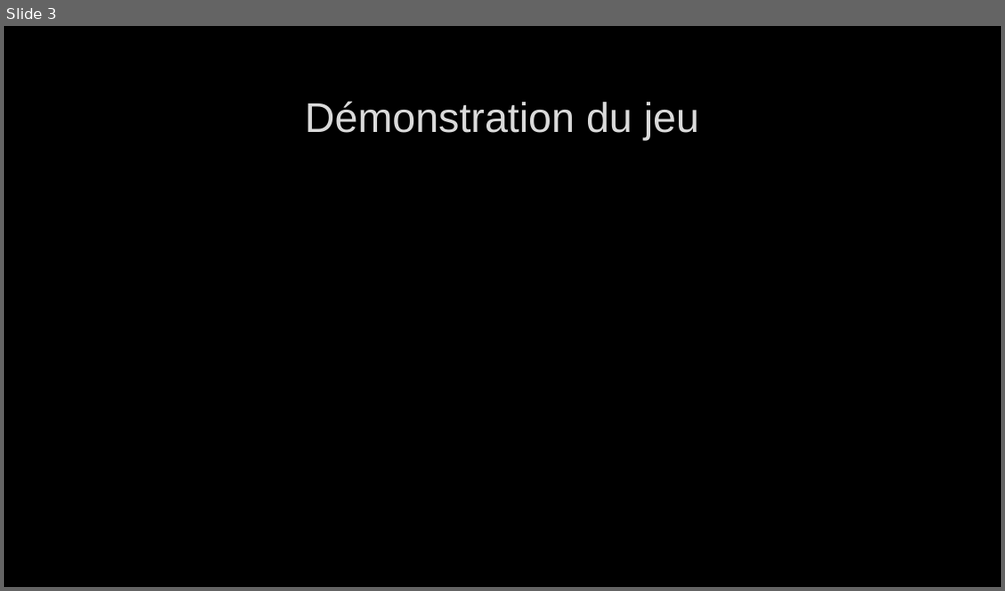
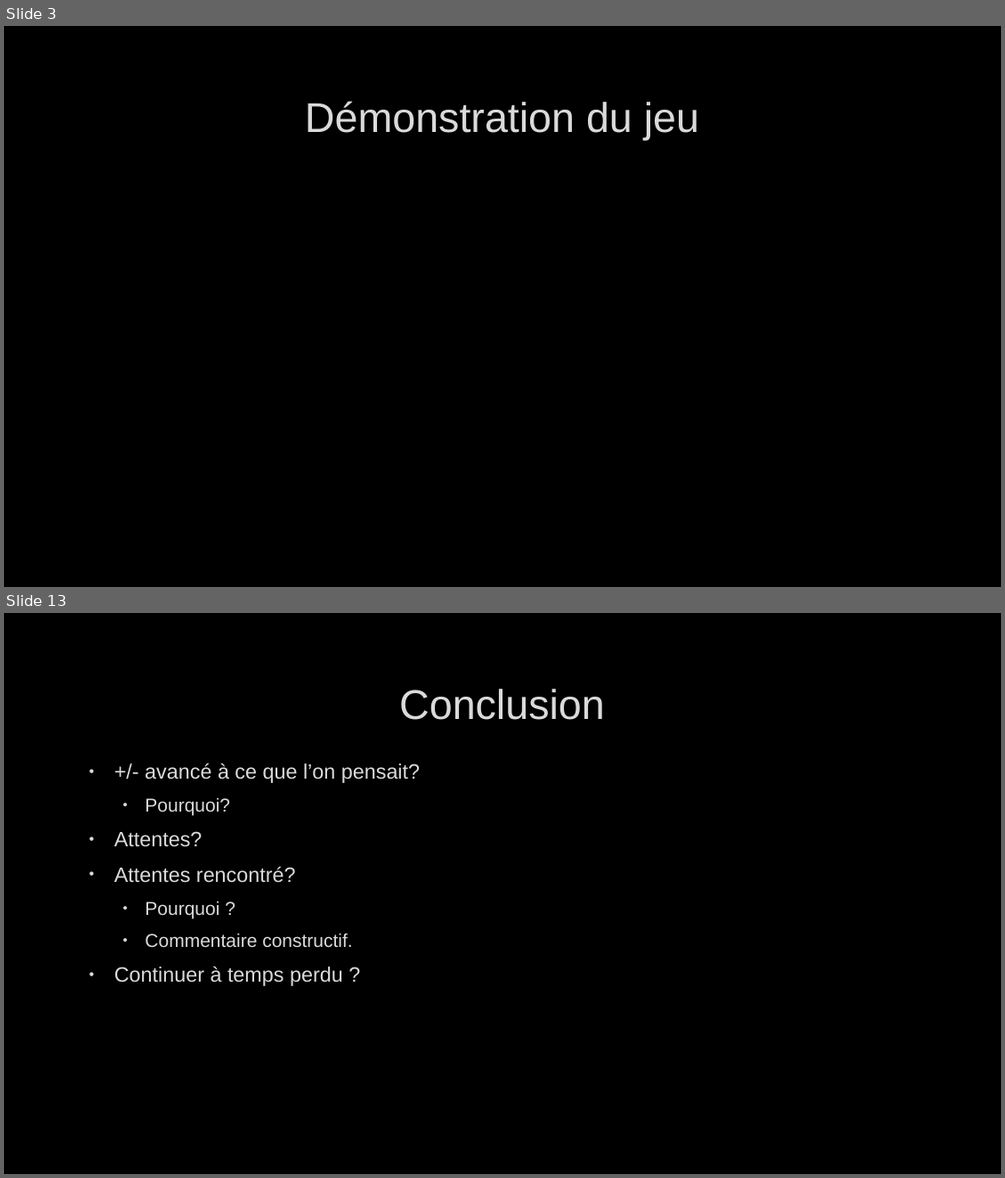
Before and after one commit to llSkyTechll/LegendaryProject, a slide deck: Presentation Legendary Project.pptx. Shown one above the other, each under a label of ours: slide 3 before the commit, slides 3 and 13 after it; the slides between them are not shown. The pictures are 1005x591 and 1005x1178 pixels, drawn with LibreOffice and Linux fonts; fonts in the diff are those of the drawing; background and template pictures are left out. Boxes give left, top, right and bottom in pixels: in the first picture for what was removed or moved away, otherwise in the second. Text is boxed around its words. In the diff, an @@ line names an element or a change of style, - is before the commit and + after.

```diff
--- a/Presentation Legendary Project.pptx
+++ b/Presentation Legendary Project.pptx
@@ slide 13 added at (4, 613, 1001, 1174), background picture (left out) @@
@@ title added at (399, 689, 605, 720), 40 pt, text #DADADA @@
+Conclusion
@@ text added at (114, 763, 420, 986), 20 pt, text #DADADA @@
+• +/- avancé à ce que l’on pensait?
+  • Pourquoi?
+• Attentes?
+• Attentes rencontré?
+  • Pourquoi ?
+  • Commentaire constructif.
+• Continuer à temps perdu ?
```
Also in this commit, not shown: 9 slides changed, 1 other slide added, 1 slide removed.
